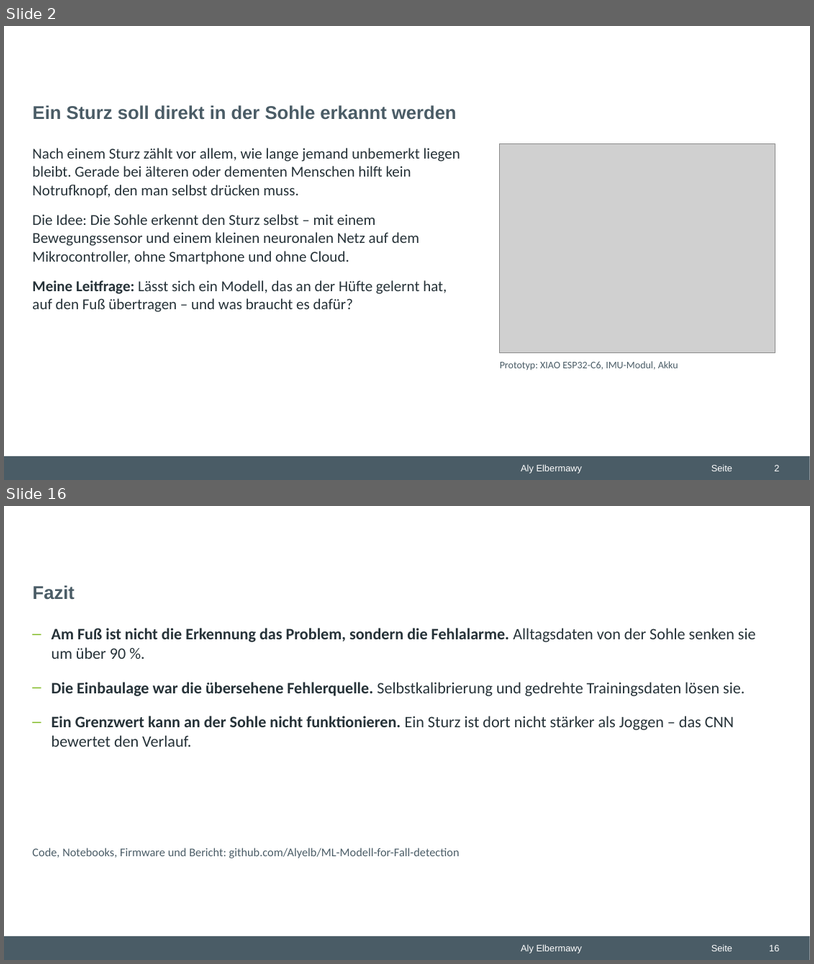
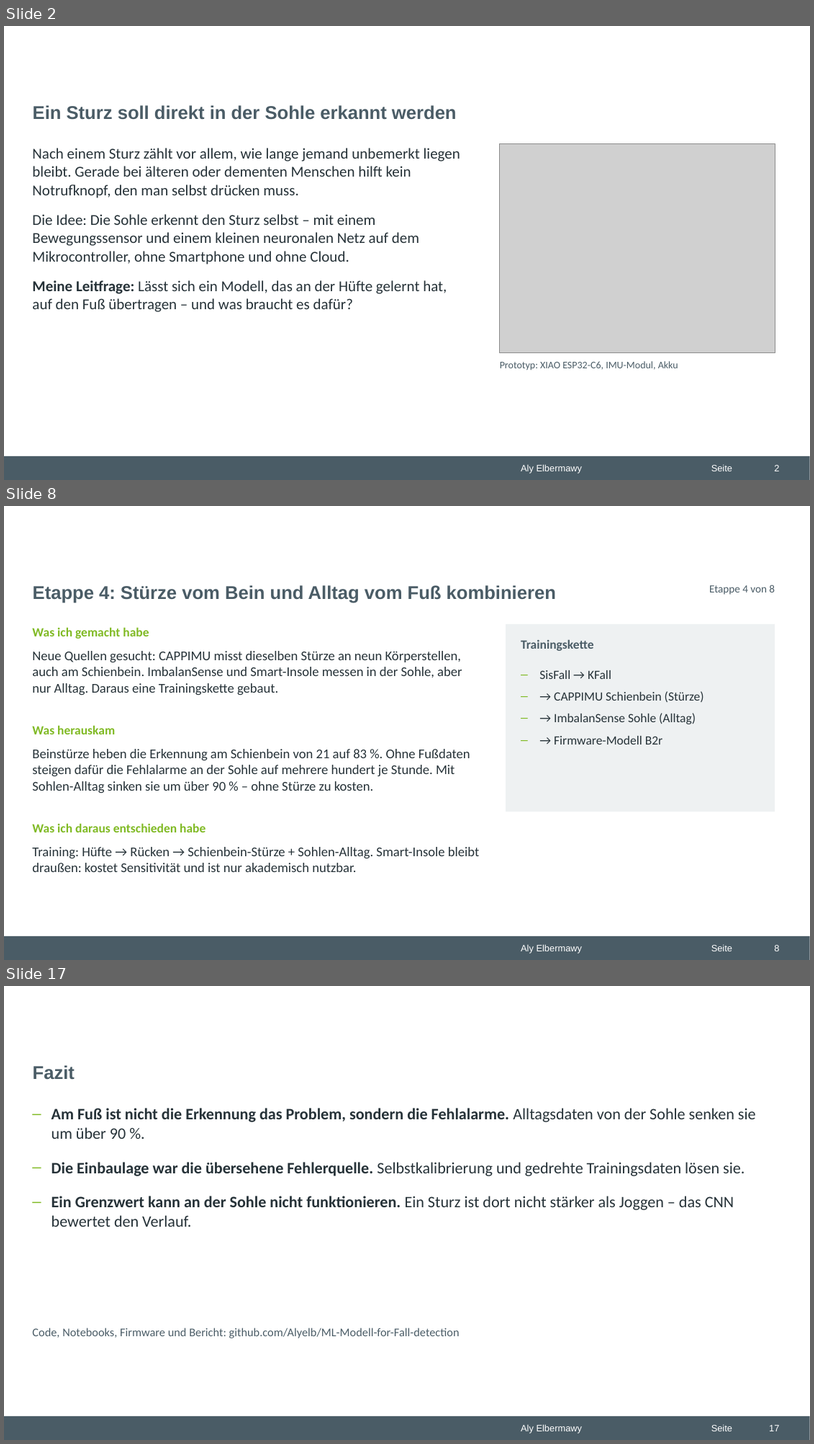
Before and after one commit to Alyelb/ML-Modell-for-Fall-detection, a slide deck: praesentation/2_Projekt_Sturzerkennung.pptx. Shown one above the other, each under a label of ours: slides 2 and 16 before the commit, slides 2, 8 and 17 after it; the slides between them are not shown. The pictures are 814x964 and 814x1444 pixels, drawn with LibreOffice and Linux fonts; fonts in the diff are those of the drawing; grey boxes stand for pictures; background and template pictures are left out. Boxes give left, top, right and bottom in pixels: in the first picture for what was removed or moved away, otherwise in the second. Text is boxed around its words. In the diff, an @@ line names an element or a change of style, - is before the commit and + after.

```diff
--- a/praesentation/2_Projekt_Sturzerkennung.pptx
+++ b/praesentation/2_Projekt_Sturzerkennung.pptx
@@ slide 8 added at bbox=[4, 506, 810, 960], background #FFFFFF; not listed: 3 template elements that a slide beside it also shows @@
@@ title added at bbox=[33, 585, 556, 603], 22 pt, text #4A5C66, bold @@
+Etappe 4: Stürze vom Bein und Alltag vom Fuß kombinieren
@@ text added at bbox=[710, 584, 775, 595], 13 pt, text #4A5C66 @@
+Etappe 4 von 8
@@ text added at bbox=[32, 627, 149, 638], 15 pt, text #80BA24, bold @@
+Was ich gemacht habe
@@ rectangle added at bbox=[506, 624, 775, 811], fill #EEF1F2 @@
@@ text added at bbox=[32, 651, 462, 695], 16 pt, text #263238 @@
+Neue Quellen gesucht: CAPPIMU misst dieselben Stürze an neun Körperstellen, auch am Schienbein. ImbalanSense und Smart-Insole messen in der Sohle, aber nur Alltag. Daraus eine Trainingskette gebaut.
@@ text added at bbox=[521, 639, 594, 651], 15 pt, text #4A5C66, bold @@
+Trainingskette
@@ text added at bbox=[540, 670, 705, 744], 15 pt, text #263238 @@
+– SisFall → KFall
+– → CAPPIMU Schienbein (Stürze)
+– → ImbalanSense Sohle (Alltag)
+– → Firmware-Modell B2r
@@ text added at bbox=[32, 725, 115, 734], 15 pt, text #80BA24, bold @@
+Was herauskam
@@ text added at bbox=[32, 749, 471, 793], 16 pt, text #263238 @@
+Beinstürze heben die Erkennung am Schienbein von 21 auf 83 %. Ohne Fußdaten steigen dafür die Fehlalarme an der Sohle auf mehrere hundert je Stunde. Mit Sohlen-Alltag sinken sie um über 90 % – ohne Stürze zu kosten.
@@ text added at bbox=[32, 823, 206, 832], 15 pt, text #80BA24, bold @@
+Was ich daraus entschieden habe
@@ text added at bbox=[32, 847, 479, 872], 16 pt, text #263238 @@
+Training: Hüfte → Rücken → Schienbein-Stürze + Sohlen-Alltag. Smart-Insole bleibt draußen: kostet Sensitivität und ist nur akademisch nutzbar.
@@ page number added at bbox=[774, 944, 779, 951], 11 pt, text #FFFFFF @@
+8
@@ what was slide 16 is now slide 17 @@
@@ page number at bbox=[769, 1424, 779, 1431]: text changed @@
-16
+17
```
Also in this commit, not shown: 3 slides changed, 10 other slides added, 10 slides removed, 3 other files.
